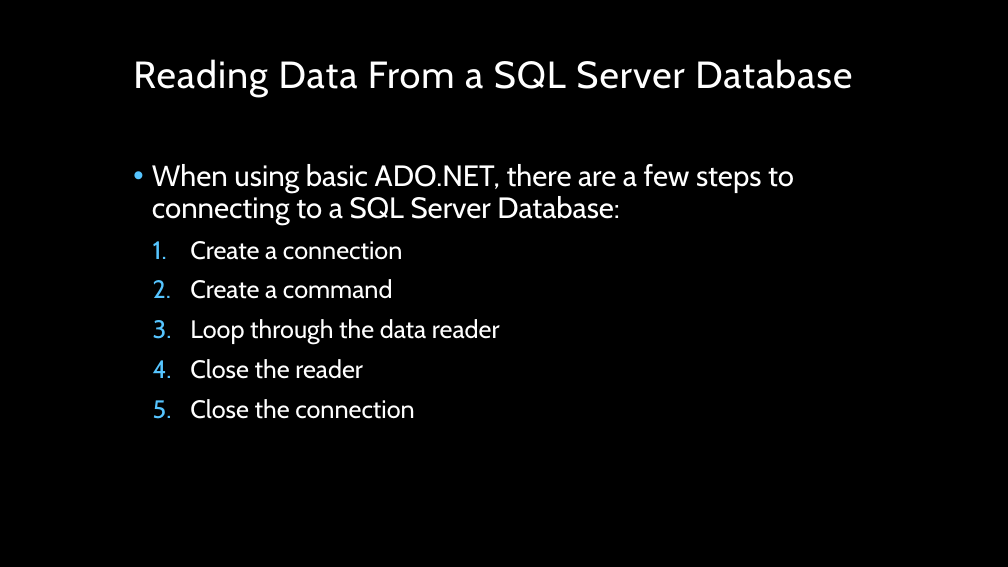
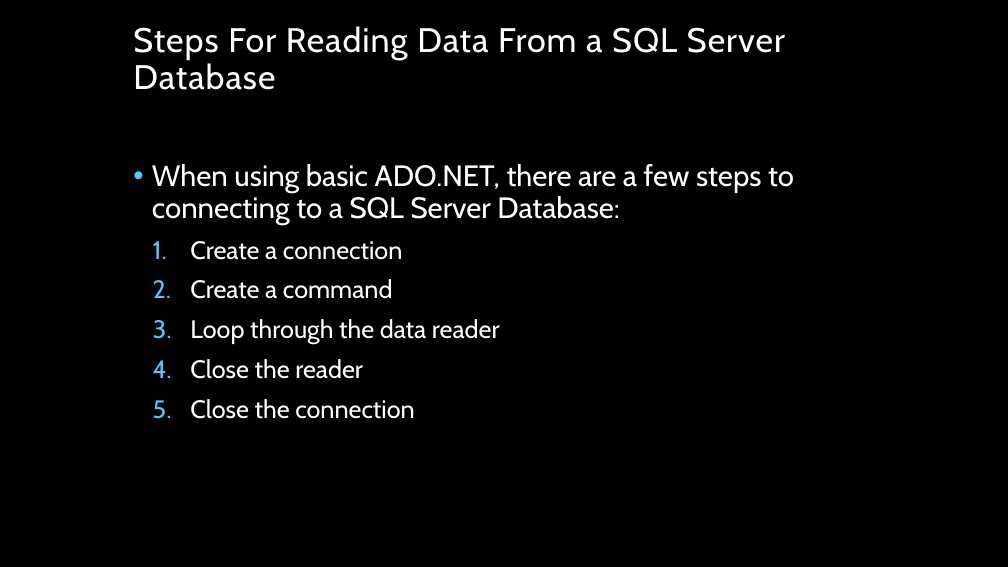
Before and after one commit to mdrozda46/ADONetExample, a slide deck: slide 7 of The Benefits of ADO.pptx. Drawn at 1008x567 pixels with LibreOffice and Linux fonts; fonts in the diff are those of the drawing; background and template pictures are left out. Boxes give left, top, right and bottom in pixels: in the first picture for what was removed or moved away, otherwise in the second. Text is boxed around its words. In the diff, an @@ line names an element or a change of style, - is before the commit and + after.

```diff
--- a/The Benefits of ADO.pptx
+++ b/The Benefits of ADO.pptx
@@ title at (133,26,785,90): text changed; size 36 to 32.4 pt @@
-Reading Data From a SQL Server Database
+Steps For Reading Data From a SQL Server Database
```
Also in this commit, not shown: 5 other slides changed.
